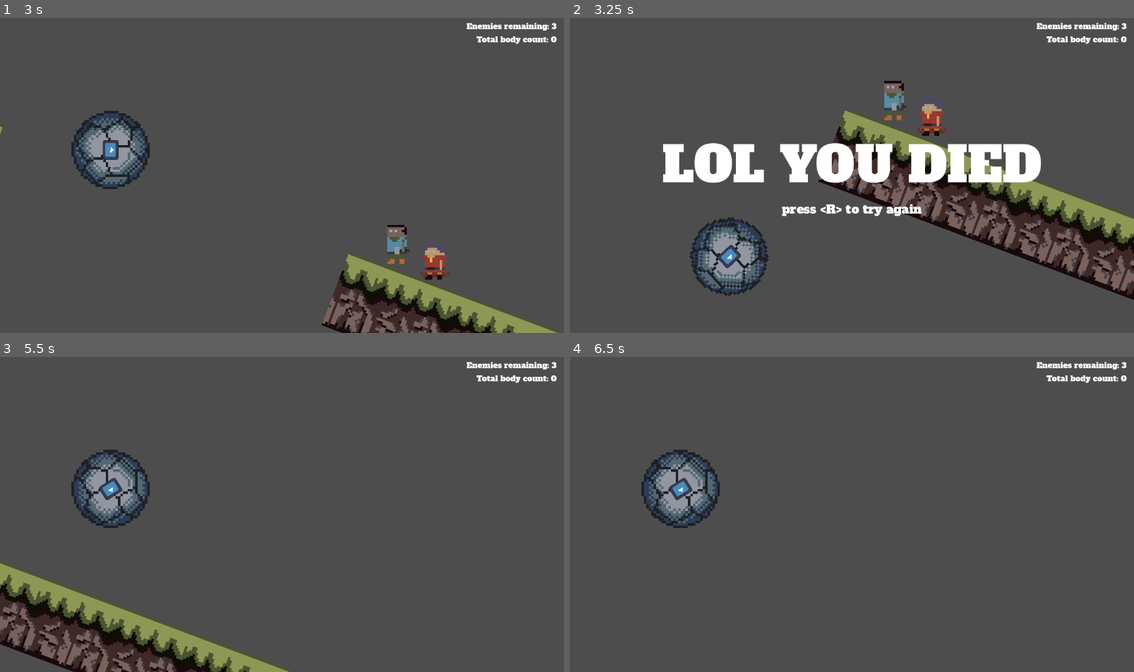
Above: before the commit, frames 1-4 (two rows, left to right).
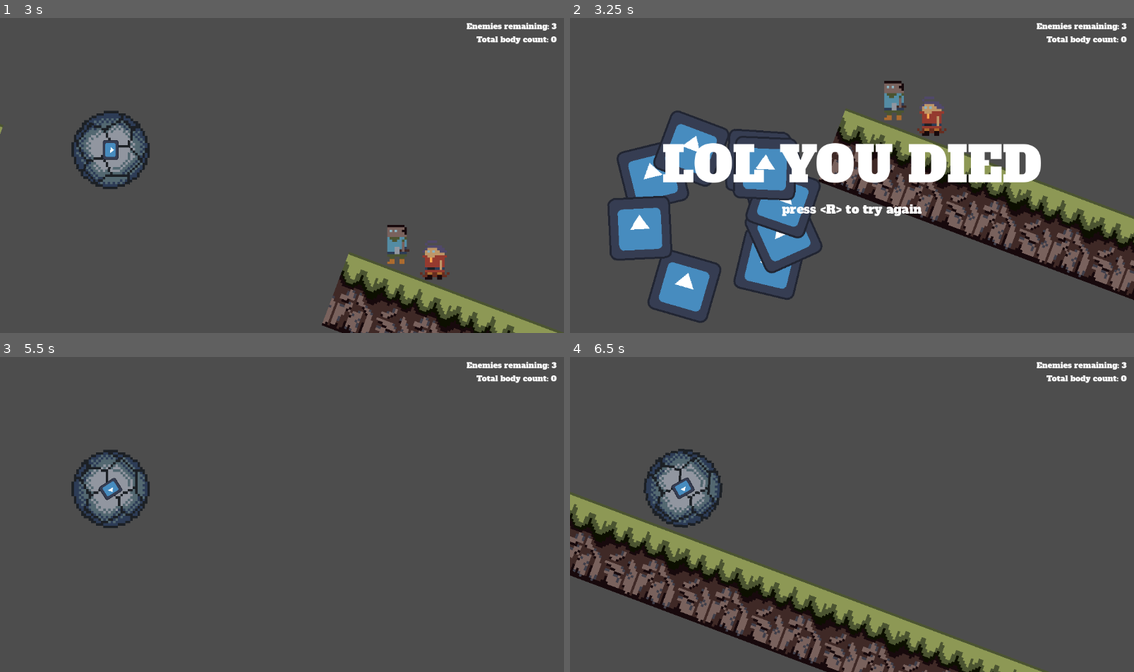
Above: after the commit, the same moments.

Repository: cdawgg/PirateJam16
Game: Godot game, scene res://scenes/game_world.tscn
Two runs of this game, one before a commit and one after it. Both use one fixed random seed, a clock stepped at 60 frames per second and the inputs below. The engine's default icon, where the game draws it, is replaced by a stand-in: a white triangle on a blue panel in a dark square.
Inputs (mouse positions are in pixels of both pictures, inside the frame that each line leads up to):
- Up to frame 1 (3 s): click "Play" at 0.5 s; move the mouse to (406, 159) at 1.27 s; hold D (accelerate) 1.28-2.03 s; hold E (action) 1.28-2.03 s; tap Space (jump) at 1.52, 1.55, 1.82, 2.1, 2.27, 2.57 s; move the mouse to (169, 191) at 2.02 s; tap E (action) at 2.3 s; move the mouse to (338, 106) at 2.77 s; hold D (accelerate) from 2.78 s (still down); hold E (action) from 2.78 s (still down)
- Up to frame 2 (3.25 s): keep holding D (accelerate); keep holding E (action); tap Space (jump) at 3.05 s
- Up to frame 3 (5.5 s): tap R (restart) at 3.5, 4.9 s; move the mouse to (253, 577) at 3.52 s; release E (action) at 3.53 s; tap A (decelerate) at 3.6 s; tap Space (jump) at 3.77, 4.07, 4.52, 4.55, 4.82, 5.27 s; tap E (action) at 3.8, 5.1 s; move the mouse to (451, 561) at 4.27 s; release D (accelerate) at 4.28 s; press the mouse at (451, 561) at 4.28 s; move the mouse to (112, 467) at 5.02 s; release the mouse at (112, 467) at 5.03 s
- Up to frame 4 (6.5 s): tap Space (jump) at 5.57 s; tap F (debug_kill, bound only after the commit) at 5.65 s; tap R (restart) at 5.75 s; move the mouse to (880, 514) at 5.77 s; hold Space (jump) from 5.78 s (still down)

Frame 1 is identical in both runs. In frame 2, 9.3% of the frame differs, in the area x 6-45%, y 29-97%; in frame 3, 8.2%; in frame 4, 18%, in the area x 0-85%, y 29-100%.

Commit message:
added Explodables added kill button for debugging

Diff:
--- a/objects/enemy.tscn
+++ b/objects/enemy.tscn
@@ -1,7 +1,11 @@
-[gd_scene load_steps=4 format=3 uid="uid://cnc1dhgwa5uu6"]
+[gd_scene load_steps=8 format=3 uid="uid://cnc1dhgwa5uu6"]
 
 [ext_resource type="Script" path="res://objects/enemy.gd" id="1_0amj3"]
 [ext_resource type="Texture2D" uid="uid://c4o6cmnka2p8t" path="res://assets/sprites/enemy4.png" id="2_e8jvi"]
+[ext_resource type="PackedScene" uid="uid://dp6gx6hvcpa0g" path="res://objects/explodable.tscn" id="3_7msbk"]
+[ext_resource type="Texture2D" uid="uid://blvd2jjqtuaxo" path="res://assets/sprites/enemy1.png" id="4_v0j17"]
+[ext_resource type="Texture2D" uid="uid://cuphxf5q7eapx" path="res://assets/sprites/enemy2.png" id="5_2natw"]
+[ext_resource type="Texture2D" uid="uid://b4s51r6xfafsm" path="res://assets/sprites/enemy3.png" id="6_1ooqc"]
 
 [sub_resource type="RectangleShape2D" id="RectangleShape2D_bgwob"]
 size = Vector2(58, 80)
@@ -18,4 +22,8 @@
 position = Vector2(0, -40.25)
 texture = ExtResource("2_e8jvi")
 
+[node name="Explodable" parent="." instance=ExtResource("3_7msbk")]
+textures = Array[Texture2D]([ExtResource("4_v0j17"), ExtResource("5_2natw"), ExtResource("6_1ooqc"), ExtResource("2_e8jvi")])
+piece_count = 8
+
 [connection signal="body_entered" from="." to="." method="_on_body_entered"]
--- /dev/null
+++ b/objects/explodable.gd
@@ -0,0 +1,44 @@
+class_name Explodable
+extends Node2D
+
+@export var textures: Array[Texture2D]
+@export var piece_count: int
+
+@onready var parent: Node = get_parent()
+@onready var piece_packed: PackedScene = preload('res://objects/explodable_piece.tscn')
+var pieces: Array[ExplodablePiece] = []
+
+
+func _ready():
+	if !piece_count: piece_count = textures.size()
+	if parent is CanvasItem: parent.visibility_changed.connect(explode)
+	GameState.level_started.connect(end_pieces)
+
+
+func explode():
+	if parent.visible: return
+
+	for i in piece_count:
+		var piece: ExplodablePiece = piece_packed.instantiate()
+		var looped_index: int = i % textures.size()
+
+		piece.set_texture(textures[looped_index])
+		GameState.game_world.call_deferred("add_child", piece)
+		piece.global_position = parent.global_position
+
+		var parent_velocity: Vector2 = Vector2.ZERO
+		if parent is Boulder:
+			parent_velocity = parent.linear_velocity
+
+		piece.launch(parent_velocity)
+		pieces.append(piece)
+
+
+func end_pieces():
+	if !pieces: return
+
+	for piece in pieces:
+		if !is_instance_valid(piece): continue
+		piece.end()
+
+	pieces = []
--- /dev/null
+++ b/objects/explodable.tscn
@@ -0,0 +1,6 @@
+[gd_scene load_steps=2 format=3 uid="uid://dp6gx6hvcpa0g"]
+
+[ext_resource type="Script" path="res://objects/explodable.gd" id="1_4tcv4"]
+
+[node name="Explodable" type="Node2D"]
+script = ExtResource("1_4tcv4")
--- /dev/null
+++ b/objects/explodable_piece.gd
@@ -0,0 +1,36 @@
+class_name ExplodablePiece
+extends RigidBody2D
+
+const LIN_FORCE: float = 1500
+const ROT_FORCE: float = 5
+const LIFETIME: float = 5
+const FADE_THRESHOLD: float = 1
+
+var curr_lifetime: float = LIFETIME
+
+
+func _physics_process(delta):
+	if curr_lifetime <= 0:
+		end()
+		return
+
+	if curr_lifetime <= FADE_THRESHOLD:
+		modulate.a = curr_lifetime / FADE_THRESHOLD
+
+	curr_lifetime -= delta
+
+
+func set_texture(texture: Texture2D):
+	$Sprite2D.texture = texture
+
+
+func launch(parent_velocity: Vector2):
+	var dir: Vector2 = Vector2(randf_range(-1, 1), randf_range(-1, 1)).normalized()
+	linear_velocity = (parent_velocity.normalized() + dir) * LIN_FORCE
+	angular_velocity = randf_range(-1, 1) * ROT_FORCE
+	show()
+
+
+func end():
+	hide()
+	queue_free()
--- /dev/null
+++ b/objects/explodable_piece.tscn
@@ -0,0 +1,25 @@
+[gd_scene load_steps=5 format=3 uid="uid://8n7siryabwbh"]
+
+[ext_resource type="Script" path="res://objects/explodable_piece.gd" id="1_yiqln"]
+[ext_resource type="Texture2D" uid="uid://5fb6x5is14nh" path="res://assets/sprites/icon.svg" id="2_230jx"]
+
+[sub_resource type="PhysicsMaterial" id="PhysicsMaterial_jiwbc"]
+friction = 0.0
+bounce = 0.5
+
+[sub_resource type="CapsuleShape2D" id="CapsuleShape2D_3w6s4"]
+radius = 17.0
+height = 62.0
+
+[node name="ExplodablePiece" type="RigidBody2D"]
+collision_layer = 64
+collision_mask = 30
+physics_material_override = SubResource("PhysicsMaterial_jiwbc")
+script = ExtResource("1_yiqln")
+
+[node name="Sprite2D" type="Sprite2D" parent="."]
+z_index = 10
+texture = ExtResource("2_230jx")
+
+[node name="CollisionShape2D" type="CollisionShape2D" parent="."]
+shape = SubResource("CapsuleShape2D_3w6s4")
--- a/player/boulder.gd
+++ b/player/boulder.gd
@@ -10,8 +10,12 @@
 var input_disabled: bool = true
 
 var on_floor: bool = false
-var max_jumps: int = 1
-var rem_jumps: int = max_jumps
+var floor_grace_timer: Timer
+var floor_grace_ready: bool = true
+const FLOOR_GRACE_PERIOD: float = 0.2
+
+var extra_jumps: int = 1
+var rem_extra_jumps: int = extra_jumps
 var jump_cd: Timer
 var jump_cd_ready: bool = true
 const JUMP_CD_LENGTH: float = 0.3
@@ -21,6 +25,10 @@
 	jump_cd = Timer.new()
 	jump_cd.timeout.connect(_on_jump_cd_timeout)
 	add_child(jump_cd)
+
+	floor_grace_timer = Timer.new()
+	floor_grace_timer.timeout.connect(_on_floor_grace_timer_timeout)
+	add_child(floor_grace_timer)
 
 
 func _input(event):
@@ -35,6 +43,8 @@
 		pass
 	if event.is_action_pressed("fire_gun"):
 		gun.fire()
+	if event.is_action_pressed("debug_kill"):
+		die()
 
 
 func _physics_process(delta):
@@ -50,20 +60,27 @@
 
 
 func _integrate_forces(state: PhysicsDirectBodyState2D):
-	on_floor = false
+	on_floor = check_on_floor(state)
 
-	if jump_cd_ready:
-		var i: int = 0
-		while i < state.get_contact_count():
-			var normal: Vector2 = state.get_contact_local_normal(i)
-			var contact_on_floor: bool = normal.dot(Vector2.UP) > 0.9 # Adjust this to tweak which angle it considers a floor
 
-			if contact_on_floor:
-				on_floor = true
-				rem_jumps = max_jumps
-				break
+func check_on_floor(state: PhysicsDirectBodyState2D) -> bool:
+	if !floor_grace_ready: return true
+	if !jump_cd_ready: return false
 
-			i += 1
+	var i: int = 0
+	while i < state.get_contact_count():
+		var normal: Vector2 = state.get_contact_local_normal(i)
+		var contact_on_floor: bool = normal.dot(Vector2.UP) > 0.9 # Adjust this to tweak which angle it considers a floor
+
+		if contact_on_floor:
+			rem_extra_jumps = extra_jumps
+			floor_grace_ready = false
+			floor_grace_timer.start(FLOOR_GRACE_PERIOD)
+			return true
+
+		i += 1
+
+	return false
 
 
 func enable_gun(enable: bool):
@@ -87,20 +104,31 @@
 
 
 func jump():
-	if rem_jumps <= 0: return
 	if !jump_cd_ready: return
+
+	if !on_floor:
+		if rem_extra_jumps > 0:
+			rem_extra_jumps -= 1
+		else:
+			return
 
 	var impulse: Vector2 = -Vector2(0, linear_velocity.y) + Vector2.UP * JUMP_FORCE
 	apply_central_impulse(impulse)
 	jump_cd_ready = false
 	jump_cd.start(JUMP_CD_LENGTH)
-	rem_jumps -= 1
 
 
 func die():
+	hide()
+	set_deferred("freeze", true)
 	disable_input()
 	GameState.freeze_camera()
 	UILayer.show_death_screen()
+
+
+func revive():
+	show()
+	set_deferred("freeze", false)
 
 
 func _on_body_entered(_body):
@@ -111,3 +139,7 @@
 
 func _on_jump_cd_timeout():
 	jump_cd_ready = true
+
+
+func _on_floor_grace_timer_timeout():
+	floor_grace_ready = true
--- a/player/boulder.tscn
+++ b/player/boulder.tscn
@@ -1,9 +1,10 @@
-[gd_scene load_steps=7 format=3 uid="uid://dvu1jjofnojpc"]
+[gd_scene load_steps=8 format=3 uid="uid://dvu1jjofnojpc"]
 
 [ext_resource type="Script" path="res://player/boulder.gd" id="1_lfjyv"]
 [ext_resource type="Texture2D" uid="uid://bh4j4r8i6et5i" path="res://assets/sprites/boulder_blue.png" id="2_3cw1w"]
 [ext_resource type="Script" path="res://player/gun.gd" id="3_bart6"]
 [ext_resource type="Texture2D" uid="uid://5fb6x5is14nh" path="res://assets/sprites/icon.svg" id="4_iusco"]
+[ext_resource type="PackedScene" uid="uid://dp6gx6hvcpa0g" path="res://objects/explodable.tscn" id="5_3nlx8"]
 
 [sub_resource type="PhysicsMaterial" id="PhysicsMaterial_t5rw4"]
 bounce = 0.4
@@ -39,4 +40,8 @@
 
 [node name="Timer" type="Timer" parent="Gun"]
 
+[node name="Explodable" parent="." instance=ExtResource("5_3nlx8")]
+textures = Array[Texture2D]([ExtResource("4_iusco")])
+piece_count = 10
+
 [connection signal="body_entered" from="." to="." method="_on_body_entered"]
--- a/project.godot
+++ b/project.godot
@@ -57,6 +57,11 @@
 "events": [Object(InputEventKey,"resource_local_to_scene":false,"resource_name":"","device":-1,"window_id":0,"alt_press …(192 unchanged characters)…
 ]
 }
+debug_kill={
+"deadzone": 0.5,
+"events": [Object(InputEventKey,"resource_local_to_scene":false,"resource_name":"","device":-1,"window_id":0,"alt_pressed":false,"shift_pressed":false,"ctrl_pressed":false,"meta_pressed":false,"pressed":false,"keycode":0,"physical_keycode":70,"key_label":0,"unicode":102,"location":0,"echo":false,"script":null)
+]
+}
 
 [layer_names]
 
@@ -66,6 +71,7 @@
 2d_physics/layer_4="Enemy"
 2d_physics/layer_5="Shootable"
 2d_physics/layer_6="Bullet"
+2d_physics/layer_7="Particle"
 
 [rendering]
 
--- a/system/game_state.gd
+++ b/system/game_state.gd
@@ -17,6 +17,8 @@
 
 ## Upgrades
 var gun_unlocked: bool = true
+
+signal level_started
 
 
 func _ready():
@@ -39,6 +41,7 @@
 
 func restart_level():
 	UILayer.show_death_screen(false)
+	boulder.revive()
 	load_level(level_packed)
 	start_level()
 
@@ -58,6 +61,8 @@
 	boulder.position = level.spawn_point.position
 	boulder.disable_input(false)
 
+	level_started.emit()
+
 
 func finish_level():
 	total_kill_count += level_kill_count
